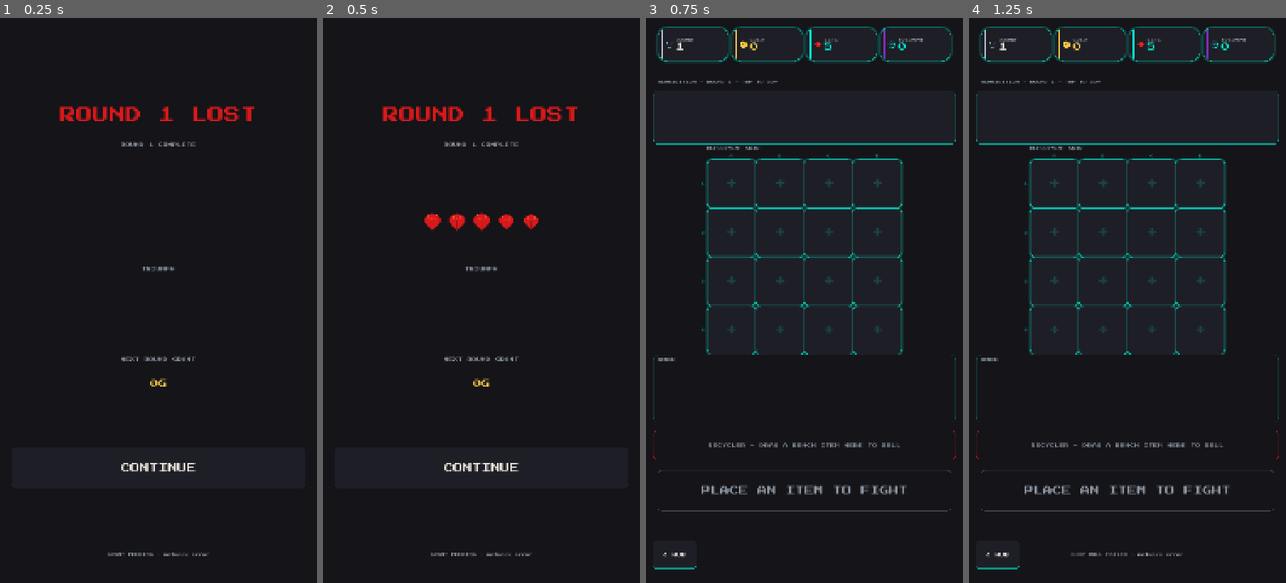
Above: before the commit, frames 1-4 (left to right).
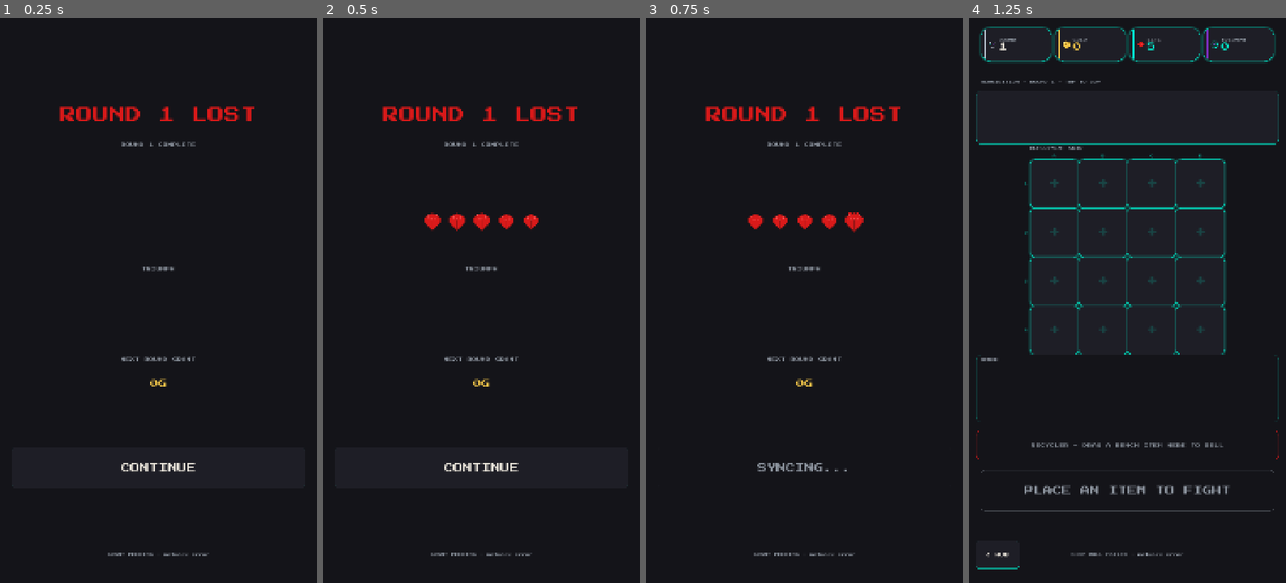
Above: after the commit, the same moments.

Repository: nomotomo/syn-grid-client
Game: Godot game, scene res://scenes/round_end/RoundEndScene.tscn
Two runs of this game, one before a commit and one after it. Both use one fixed random seed, a clock stepped at 60 frames per second and the inputs below. This scene is started directly instead of the project's main scene. Sound files missing from this copy of the repository are replaced by a short silence.
Inputs:
- Up to frame 1 (0.25 s): no input
- Up to frame 2 (0.5 s): no input
- Up to frame 3 (0.75 s): click "CONTINUE" at 0.5 s
- Up to frame 4 (1.25 s): no input

Frames 1-2 are identical in both runs. In frame 3, 7.5% of the frame differs, in the area x 2-98%, y 1-98%; in frame 4, nothing differs.

Commit message:
Sync grid dimensions on round-end continue and rebuild prep grid
Call get_active_grid before navigating to GridPrep so grid_dimensions hydrate at round 4/7/10 boundaries; rebuild cells when server dimensions change mid-session. Fix harness placements by item_id so synergy smoke test passes again.

Co-authored-by: Cursor <cursoragent@cursor.com>

Diff:
--- a/scenes/grid_prep/GridPrepPreviewHarness.gd
+++ b/scenes/grid_prep/GridPrepPreviewHarness.gd
@@ -68,14 +68,14 @@
 	for _i in 40:
 		await get_tree().process_frame
 	# Drive two real placements through the scene's drag lifecycle.
-	# Place multi-cell spear first while the full bench row is still populated.
-	_auto_place(5, Vector2i(0, 0))
+	# Place multi-cell spear first, then adjacent 1x1 weapons for synergy check.
+	_auto_place_item("preview-6", Vector2i(0, 0))
 	for _i in 20:
 		await get_tree().process_frame
-	_auto_place(0, Vector2i(2, 1))
+	_auto_place_item("preview-1", Vector2i(2, 1))
 	for _i in 20:
 		await get_tree().process_frame
-	_auto_place(1, Vector2i(3, 1))
+	_auto_place_item("preview-2", Vector2i(3, 1))
 	# No Go server in this harness, so exercise the synergy glow shader +
 	# chime path by injecting a validate_grid response shaped like the real one.
 	_grid._on_validate_grid_completed({"synergies": [
@@ -140,6 +140,21 @@
 		_grid.get_node("%StatusLabel").text])
 	_save_and_quit(screenshot_path)
 
+func _auto_place_item(item_id: String, cell_coords: Vector2i) -> void:
+	var bench_row: HBoxContainer = _grid.get_node("%BenchRow")
+	var card: ItemCard = null
+	for child in bench_row.get_children():
+		var candidate := child as ItemCard
+		if candidate != null and candidate.get("_item_data").get("item_id", "") == item_id:
+			card = candidate
+			break
+	if card == null:
+		push_error("auto-verify: no bench card for item_id %s" % item_id)
+		return
+	var cell: GridCell = _grid._cell_at(cell_coords.x, cell_coords.y)
+	_grid._on_card_drag_started(card)
+	_grid._on_card_drag_ended(card, cell.get_global_rect().get_center())
+
 func _auto_place(bench_idx: int, cell_coords: Vector2i) -> void:
 	var bench_row: HBoxContainer = _grid.get_node("%BenchRow")
 	if bench_row.get_child_count() <= bench_idx:
--- a/scenes/grid_prep/GridPrepScene.gd
+++ b/scenes/grid_prep/GridPrepScene.gd
@@ -80,10 +80,7 @@
 	_recycler_panel.add_theme_stylebox_override("panel", _recycler_rest_style)
 	_shop_caption.text = "REQUISITION - ROUND %d - TAP TO BUY" % GameState.current_round
 
-	grid_columns = GameState.grid_columns
-	grid_rows = GameState.grid_rows
-	_layout_screen()
-	_build_cells()
+	_apply_grid_dimensions_from_state()
 	_render_initial_state()
 	_stats_hud.refresh()
 
@@ -160,6 +157,21 @@
 
 	_start_match_button.position = Vector2(40.0, size.y * start_button_top_ratio)
 	_start_match_button.size = Vector2(size.x - 80.0, 140.0)
+
+func _apply_grid_dimensions_from_state() -> void:
+	grid_columns = GameState.grid_columns
+	grid_rows = GameState.grid_rows
+	_layout_screen()
+	_build_cells()
+
+func _maybe_rebuild_grid_from_state() -> void:
+	if grid_columns == GameState.grid_columns and grid_rows == GameState.grid_rows:
+		return
+	_clear_synergy_borders()
+	_known_synergy_keys.clear()
+	_apply_grid_dimensions_from_state()
+	_render_initial_state()
+	_refresh_start_button()
 
 func _build_cells() -> void:
 	_clear_grid_cells()
@@ -393,6 +405,7 @@
 
 	GameState.sync_bench_from_server(bench)
 	GameState.sync_grid_dimensions(data.get("updated_grid", {}))
+	_maybe_rebuild_grid_from_state()
 	_render_bench()
 	_stats_hud.refresh()
 	_update_affordability()
@@ -564,6 +577,7 @@
 	GameState.gold = int(data.get("new_balance", GameState.gold))
 	GameState.sync_bench_from_server(data.get("updated_grid", {}).get("bench_reserve", []))
 	GameState.sync_grid_dimensions(data.get("updated_grid", {}))
+	_maybe_rebuild_grid_from_state()
 	_stats_hud.refresh()
 	_update_affordability()
 	_status_label.text = "RECYCLED +%dG" % credited
--- a/scenes/round_end/RoundEndScene.gd
+++ b/scenes/round_end/RoundEndScene.gd
@@ -356,6 +356,18 @@
 
 func _on_continue_pressed() -> void:
 	await _pulse(_continue_button).finished
+	_continue_button.disabled = true
+	_continue_button.text = "SYNCING..."
+	ApiClient.get_active_grid_completed.connect(_on_continue_grid_completed, CONNECT_ONE_SHOT)
+	ApiClient.get_active_grid_failed.connect(_on_continue_grid_failed, CONNECT_ONE_SHOT)
+	ApiClient.get_active_grid()
+
+func _on_continue_grid_completed(data: Dictionary) -> void:
+	GameState.hydrate_from_grid(data.get("grid", {}))
+	get_tree().change_scene_to_file(PREP_SCENE_PATH)
+
+func _on_continue_grid_failed(_code: int, _reason: String) -> void:
+	# LLD: never block the continue loop on sync failure; prep uses last-known state.
 	get_tree().change_scene_to_file(PREP_SCENE_PATH)
 
 func _on_new_run_pressed() -> void:
